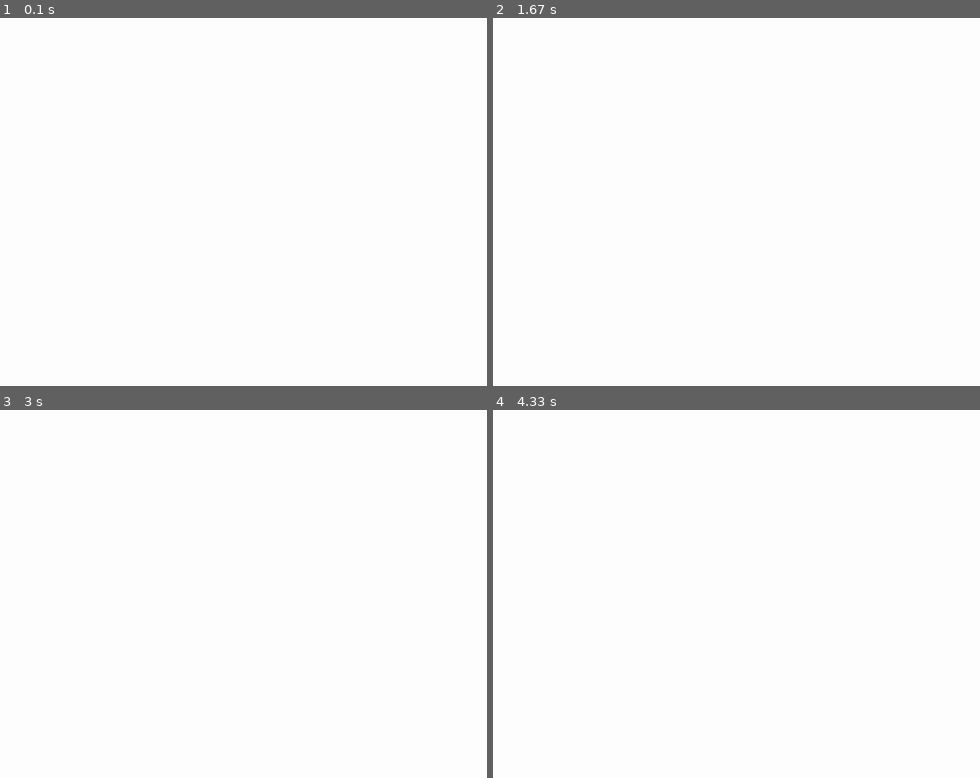
Above: before the commit, frames 1-4 (two rows, left to right).
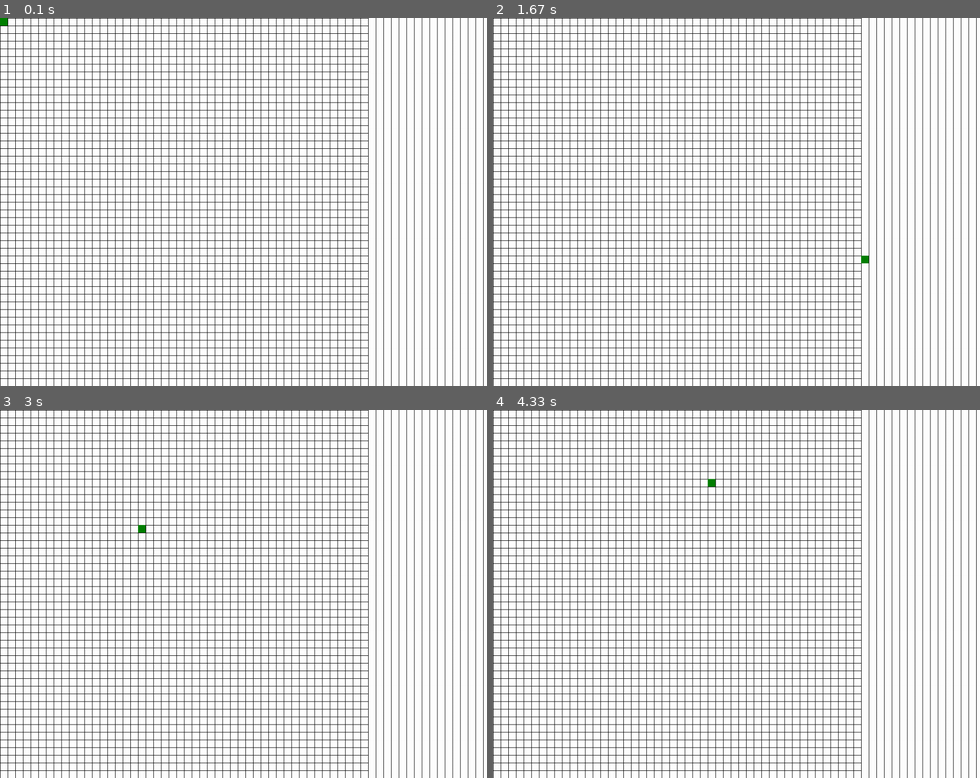
Above: after the commit, the same moments.

Repository: KValexander/own-rts
Game: pygame game, started from Prototype Pygame/main.py
Two runs of this game, one before a commit and one after it. Both use one fixed random seed, a clock stepped at 60 frames per second and the inputs below.
Inputs (mouse positions are in pixels of both pictures, inside the frame that each line leads up to):
- Up to frame 1 (0.1 s): no input
- Up to frame 2 (1.67 s): press the mouse at (619, 205) at 0.37 s; move the mouse to (702, 242) at 0.47 s; release the mouse at (785, 282) at 0.6 s; tap Enter at 0.67 s; press the mouse at (619, 205) at 1.03 s; move the mouse to (668, 249) at 1.13 s; release the mouse at (717, 297) at 1.27 s; press the mouse at (619, 205) at 1.37 s; move the mouse to (741, 231) at 1.47 s; release the mouse at (863, 260) at 1.6 s
- Up to frame 3 (3 s): press the mouse at (126, 597) at 1.7 s; move the mouse to (272, 641) at 1.8 s; release the mouse at (413, 689) at 1.93 s; press the mouse at (126, 597) at 2.03 s; move the mouse to (238, 560) at 2.13 s; release the mouse at (350, 527) at 2.27 s; press the mouse at (126, 597) at 2.37 s; move the mouse to (238, 549) at 2.47 s; release the mouse at (355, 502) at 2.6 s; press the mouse at (126, 597) at 2.7 s; move the mouse to (131, 560) at 2.8 s; release the mouse at (136, 527) at 2.93 s
- Up to frame 4 (4.33 s): press the mouse at (619, 597) at 3.03 s; move the mouse to (605, 663) at 3.13 s; release the mouse at (590, 730) at 3.27 s; press the mouse at (619, 597) at 3.37 s; move the mouse to (629, 608) at 3.47 s; release the mouse at (643, 623) at 3.6 s; press the mouse at (619, 597) at 3.7 s; move the mouse to (755, 638) at 3.8 s; release the mouse at (892, 682) at 3.93 s; press the mouse at (619, 597) at 4.03 s; move the mouse to (663, 538) at 4.13 s; release the mouse at (707, 483) at 4.27 s

The runs differ from the first frame. In frame 1, 20% of the frame differs, in the area x 0-100%, y 0-100%; in frame 2, 20%; in frame 3, 20%; in frame 4, 20%.

Commit message:
Methods upd

Diff:
--- a/Prototype Pygame/configs.py
+++ b/Prototype Pygame/configs.py
@@ -8,5 +8,5 @@
 # Main settings
 WIDTH 	= 1024
 HEIGHT 	= 768
-FPS 	= 30
+FPS 	= 60
 SIZE 	= (WIDTH, HEIGHT)
--- a/Prototype Pygame/main.py
+++ b/Prototype Pygame/main.py
@@ -3,6 +3,13 @@
 
 # Connect files
 from configs import *
+
+# Connect classes
+from methods import Collision
+from methods import Mouse
+from methods import Key
+from methods import Cash
+from methods import Grid
 
 # Main class
 class Main:
@@ -23,15 +30,20 @@
 		# State gameloop
 		self.running = True
 
-		# Creating elements
+		# Loading elements
 		self.loading()
 
 	# Creating elements before start
 	def loading(self):
-		# Mouse
-		# Keys
-		# Cash
-		# Grid
+		self.collision = Collision() # Collision
+		self.mouse 	   = Mouse() 	 # Mouse
+		self.key 	   = Key() 	  	 # Keys
+		self.cash 	   = Cash() 	 # Cash
+		self.grid 	   = Grid() 	 # Grid
+
+		# Load background image
+		# self.bg = pygame.image.load("images/map.jpg")
+		# self.bg = pygame.transform.scale(self.bg, SIZE)
 
 		self.start()
 
@@ -47,6 +59,18 @@
 			# Quitting the game
 			if event.type == pygame.QUIT: self.running = False
 
+			# Key down
+			if event.type == pygame.KEYDOWN:
+				self.key.keyDown(event)
+
+			# Mouse down
+			if event.type == pygame.MOUSEBUTTONDOWN:
+				self.mouse.mouseClick(event)
+
+			# Mouse move
+			if event.type == pygame.MOUSEMOTION:
+				self.mouse.mouseMove(event)
+
 	# Intermediant calculation
 	def update(self):
 		# Gameloop speed
@@ -59,6 +83,11 @@
 	def render(self):
 		# Background color
 		self.screen.fill(WHITE)
+
+		# Rendering grid
+		self.grid.drawGrid(self.screen)
+
+		pygame.draw.rect(self.screen, GREEN, [self.grid.gridSize(self.mouse.moveX, "x"), self.grid.gridSize(self.mouse.moveY, "y"), 16, 16])
 
 		# Clear past render
 		pygame.display.flip()
--- /dev/null
+++ b/Prototype Pygame/methods.py
@@ -0,0 +1,108 @@
+# Including pygame library
+import pygame
+
+# Connect files
+from configs import *
+
+# Collision class
+class Collision:
+	# Handling mouse collision
+	def mouseCollision(self, item, mousePos):
+		x, y = mousePos
+		if( item.x < x and (item.x + item.width) > x
+			or item.x < y and (item.y + item.height ) > y):
+			return true
+		else: return false
+
+# Mouse class
+class Mouse:
+	def __init__(self):
+		self.coordClick = 0
+		self.clickX = 0
+		self.clickY = 0
+
+		self.coordMove 	= 0
+		self.moveX = 0
+		self.moveY = 0
+
+	# Handling mouse click
+	def mouseClick(self, e):
+		self.clickX, self.clickY = e.pos
+		self.coordClick = e.pos
+		print(self.coordClick)
+
+	# Handling mouse move
+	def mouseMove(self, e):
+		self.moveX, self.moveY = e.pos
+		self.coordMove = e.pos
+		print(self.coordMove)
+
+# Keys class
+class Key:
+	def __init__(self):
+		self.code = 0
+
+	# Handling key down
+	def keyDown(self, e):
+		self.code = e.key
+		print(e.key)
+
+# Cash class
+class Cash:
+	def __init__(self):
+		self.gold 	= 0
+		self.wood 	= 0
+		self.metal 	= 0
+		self.food 	= 0
+
+	# Set Cash
+	def setCash(self, gold, wood, metal, food):
+		self.gold 	= gold
+		self.wood	= wood
+		self.metal 	= metal
+		self.food 	= food
+
+	# Give Cash
+	def giveCash(self, gold, wood, metal, food):
+		self.gold 	+= gold
+		self.wood 	+= wood
+		self.metal 	+= metal
+		self.food 	+= food
+
+
+# Grid class
+class Grid:
+	def __init__(self):
+		self.color 	= BLACK
+		self.i 		= 0
+		self.lineX 	= 16
+		self.lineY 	= 16
+		self.collsX = WIDTH / self.lineX
+		self.collsY = HEIGHT / self.lineY
+
+	# Casting numbers to multiples of the grid
+	def gridSize(self, n, t):
+		if t == "x": n = int(n / self.lineX) * self.lineX
+		if t == "y": n = int(n / self.lineY) * self.lineY
+		return n
+
+	# Method grid rendering
+	def drawGrid(self, screen):
+		while self.i < self.collsX * self.lineX:
+			pygame.draw.line(screen, self.color, (self.i, 0), (self.i, WIDTH))
+			self.i += self.lineX
+		self.i = 0
+		while self.i < self.collsY * self.lineY:
+			pygame.draw.line(screen, self.color, (0, self.i), (HEIGHT, self.i))
+			self.i += self.lineY
+		self.i = 0
+
+# Camera class
+class Camera:
+	def __init__(self):
+		self.x 		= 0
+		self.y 		= 0
+		self.width 	= 0
+		self.height = 0
+		self.state 	= True
+		self.scale 	= 1
--- a/Prototype Pygame/templates.py
+++ b/Prototype Pygame/templates.py
@@ -1,58 +1,61 @@
+# Including pygame library
+import pygame
+
+# Connect files
+from configs import *
+
 # Template for units
 class Unit:
 	def __init__(self):
 		# Default characteristics
-		self.typeItem = "unit"
+		self.typeItem 		= "unit"
 		self.animationIndex = 0
-		self.direction = 0
-		self.directions = 8
-		self.speed = 0
-		self.move = ()
-		self.target = null
-		self.action = "stand"
-		self.selected = False
-		self.selectable = True
+		self.direction 		= 0
+		self.directions 	= 8
+		self.speed 			= 0
+		self.move 			= ()
+		self.target 		= null
+		self.action 		= "stand"
+		self.selected 		= False
+		self.selectable 	= True
 
 		# Unique characteristics
-		self.src = ""
-		self.name = ""
-		self.iname = ""
-		self.description = ""
-		self.width = 0
-		self.sight = 0
-		self.level = 0
-		self.height = 0
-		self.defense = 0
-		self.radiuse = 0
-		self.hitPoints = 0
-		self.gridWidth = 0
-		self.experiense = 0
-		self.gridHeight = 0
-		self.maxExperiense = 0
-		self.cost = []
-		self.damage = []
-		self.frames = []
+		self.src 			= ""
+		self.name 			= ""
+		self.iname 			= ""
+		self.description 	= ""
+		self.width 			= 0
+		self.sight 			= 0
+		self.level 			= 0
+		self.height 		= 0
+		self.defense 		= 0
+		self.radiuse 		= 0
+		self.hitPoints 		= 0
+		self.gridWidth 		= 0
+		self.experiense 	= 0
+		self.gridHeight 	= 0
+		self.maxExperiense	= 0
+		self.cost 			= []
+		self.damage 		= []
+		self.frames 		= []
 
 class Worker(Unit):
 	def __init__(self):
-		self.src = "images/worker.png"
-		self.name = "Worker"
-		self.iname = "Рабочий"
-		self.description = "Рабочий усердно работает"
-		self.width = 16
-		self.height = 24
-		self.gridWidth = 1
-		self.gridHeight = 1
-		self.damage = [5, 7]
-		self.defense = 1
-		self.radius = 10
-		self.sight = 32
-		self.level = 1
-		self.maxLevel = 1
-		self.experiense = 0
-		self.maxExperiense = 0
-		self.cost = [50, 0, 0, 1]
-		self.frames = []
-
-	def mining(self):
-		print("Рабочий майнит")
+		self.src 			= "images/worker.png"
+		self.name 			= "Worker"
+		self.iname 			= "Рабочий"
+		self.description 	= "Рабочий усердно работает"
+		self.width 			= 16
+		self.height 		= 24
+		self.gridWidth 		= 1
+		self.gridHeight 	= 1
+		self.damage 		= [5, 7]
+		self.defense 		= 1
+		self.radius			= 10
+		self.sight 			= 32
+		self.level 			= 1
+		self.maxLevel 		= 1
+		self.experiense 	= 0
+		self.maxExperiense 	= 0
+		self.cost 			= [50, 0, 0, 1]
+		self.frames 		= []
